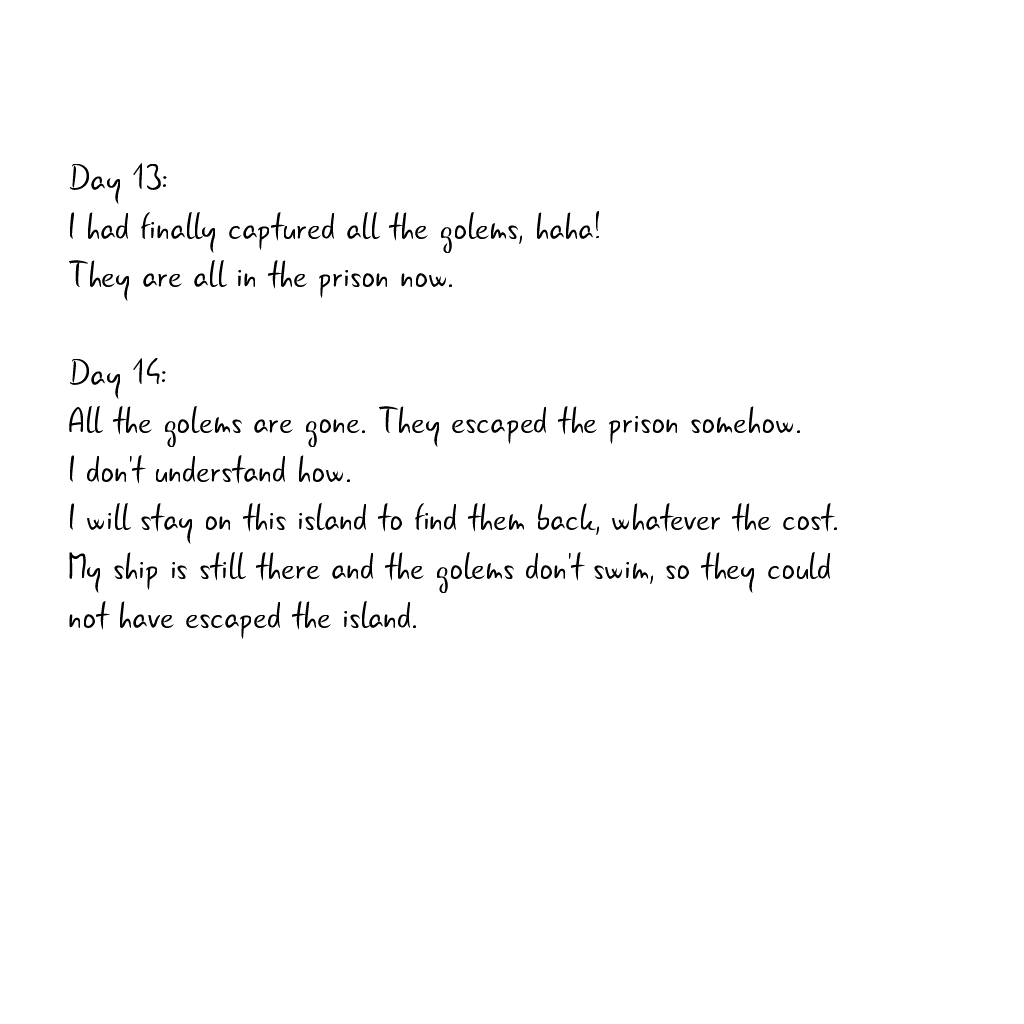
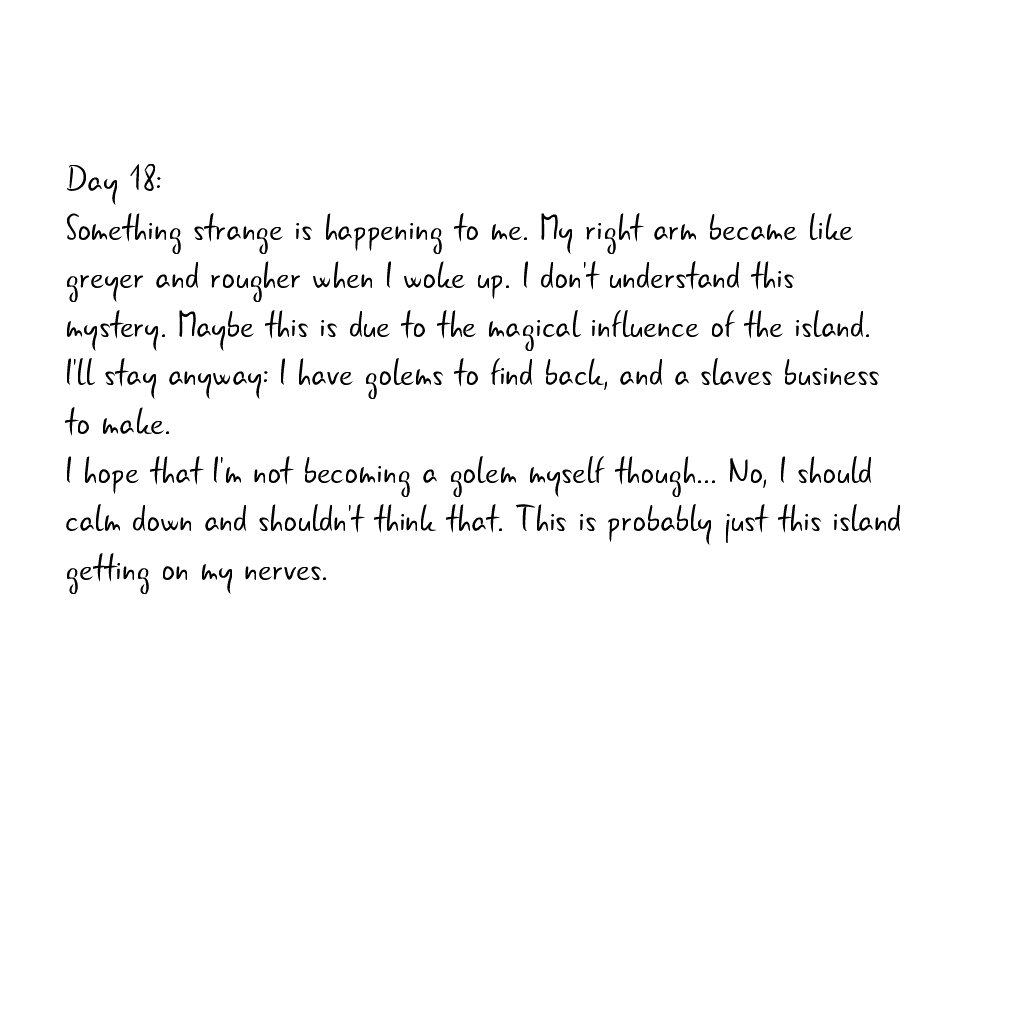
Comparing the layer stacks of the two 1024 x 1024 images. Changes:
pixels changed over (65, 163, 900, 639) (layer not identified)
